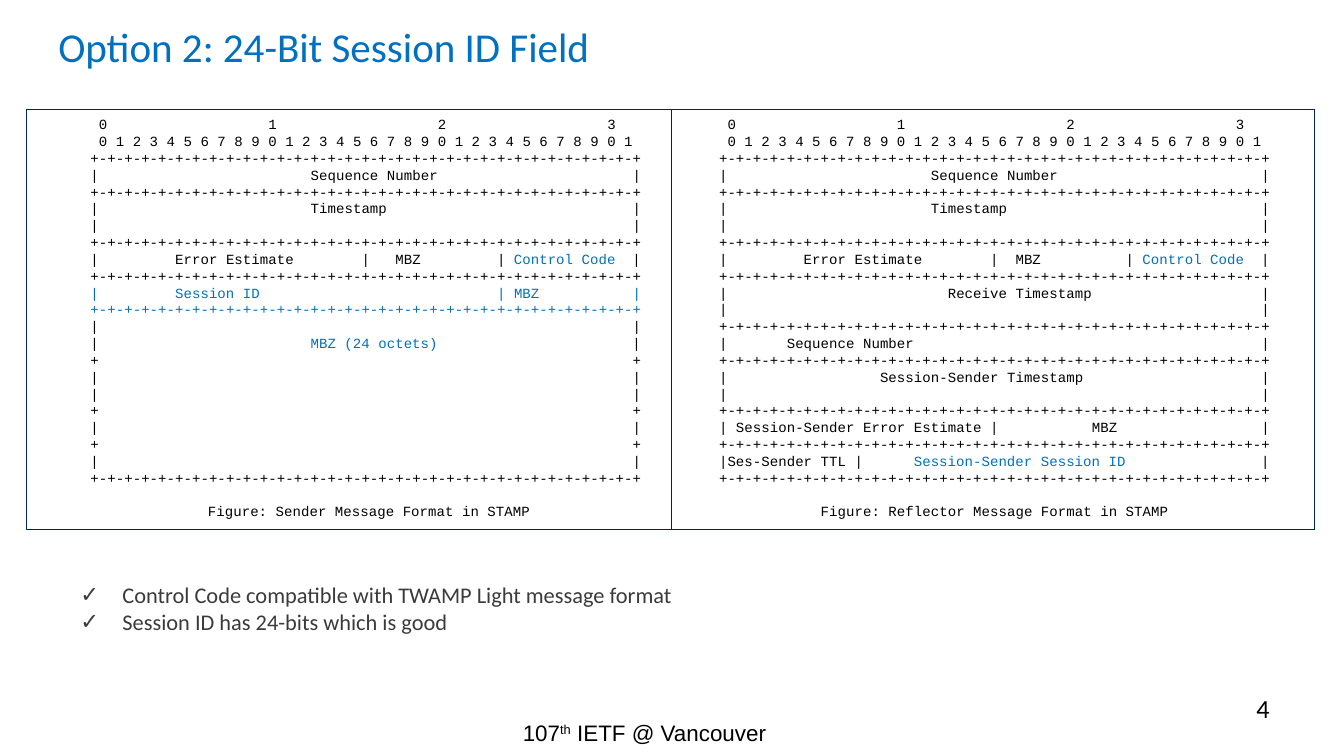
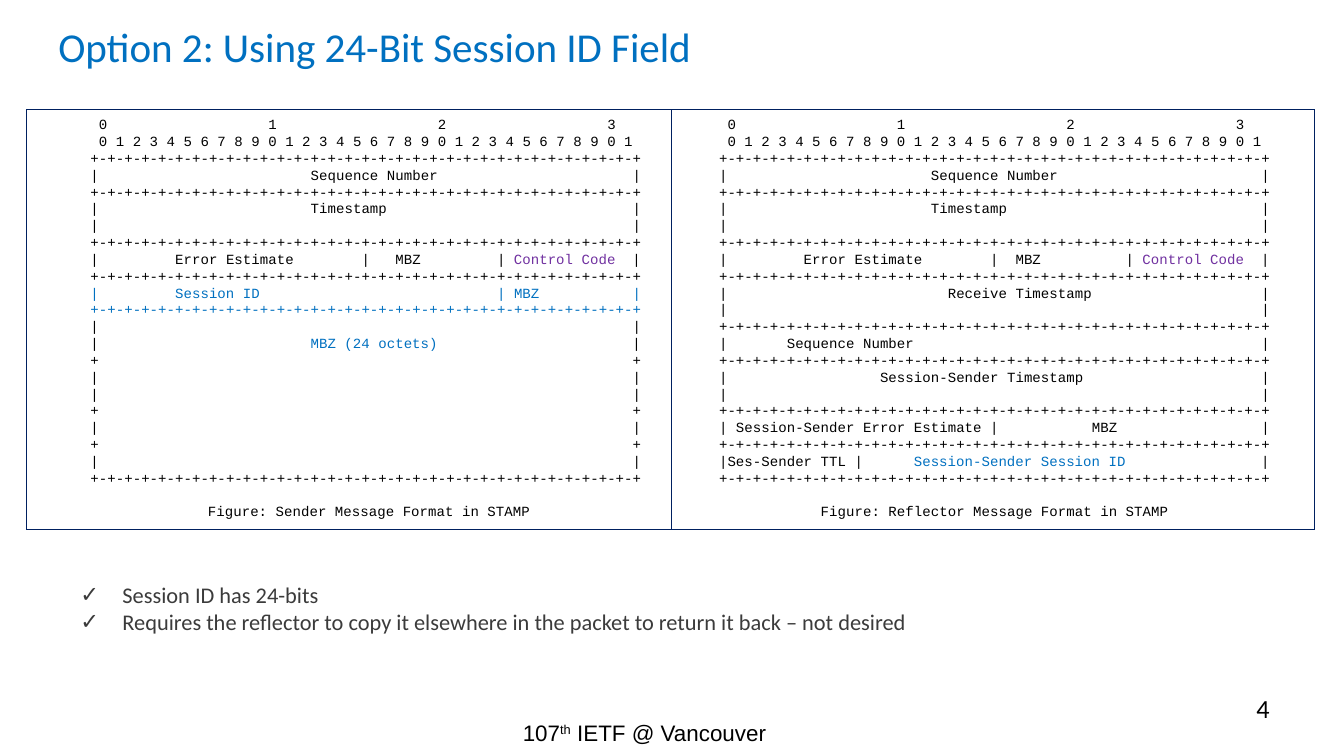
Before and after one commit to rakgandhi/ietf-public, a slide deck: slide 4 of ietf-stamp-session-id-rev1.pptx. Drawn at 1344x756 pixels with LibreOffice and Linux fonts; fonts in the diff are those of the drawing. Boxes give left, top, right and bottom in pixels: in the first picture for what was removed or moved away, otherwise in the second. Text is boxed around its words. In the diff, an @@ line names an element or a change of style, - is before the commit and + after.

```diff
--- a/ietf-stamp-session-id-rev1.pptx
+++ b/ietf-stamp-session-id-rev1.pptx
@@ title at box(58, 33, 691, 69): text changed @@
-Option 2: 24-Bit Session ID Field
+Option 2: Using 24-Bit Session ID Field
@@ text in rectangle at box(175, 254, 616, 264): text colour #0070C0 to #7030A0 in "Control Code" @@
@@ text in rectangle at box(804, 254, 1244, 264): text colour #0070C0 to #7030A0 in "Control Code" @@
@@ text at box(122, 587, 905, 634): text changed @@
-✓ Control Code compatible with TWAMP Light message format
-✓ Session ID has 24-bits which is good
+✓ Session ID has 24-bits
+✓ Requires the reflector to copy it elsewhere in the packet to return it back – not desired
```
Also in this commit, not shown: 6 other slides changed, 1 slide added, 1 other file.
